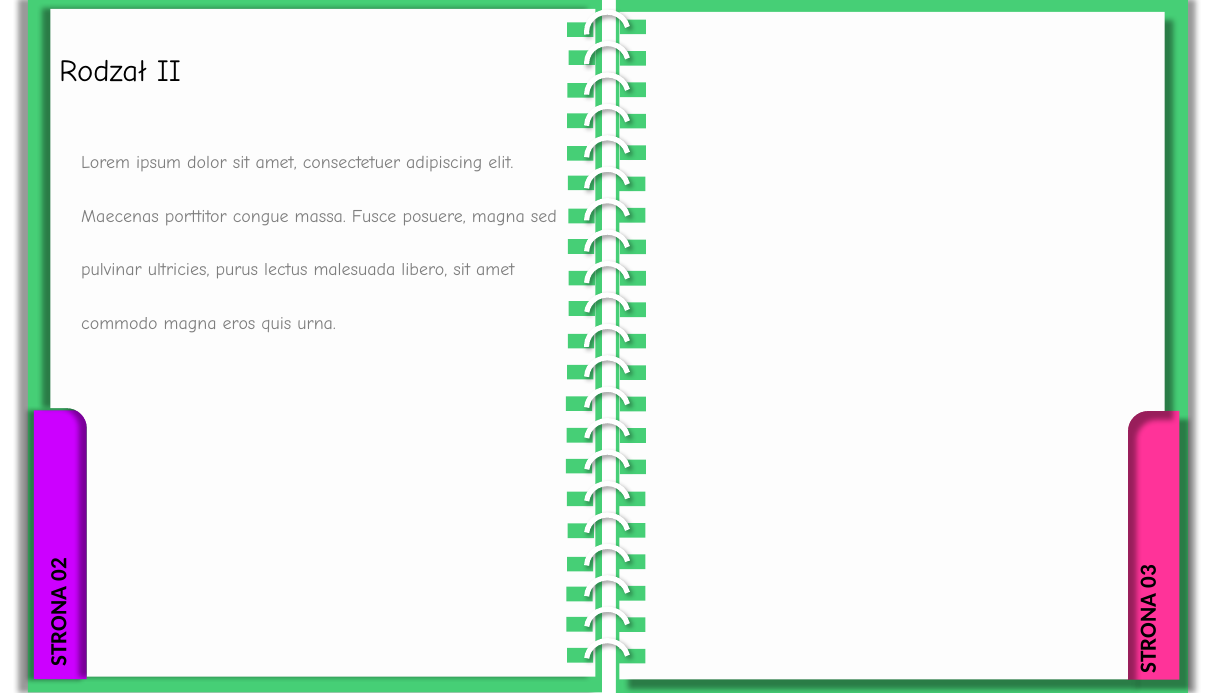
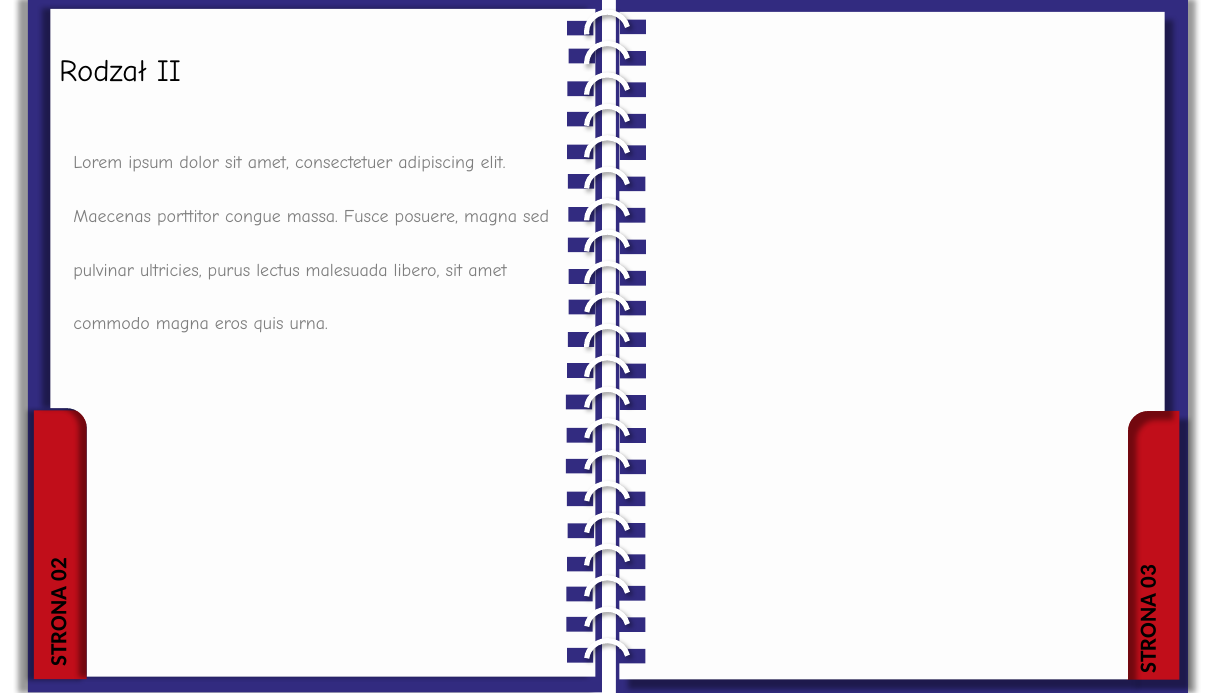
Before and after one commit to julkot1/slo, a slide deck: slide 3 of prez1.pptx. Drawn at 1232x693 pixels with LibreOffice and Linux fonts; fonts in the diff are those of the drawing. Boxes give left, top, right and bottom in pixels: in the first picture for what was removed or moved away, otherwise in the second. Text is boxed around its words. In the diff, an @@ line names an element or a change of style, - is before the commit and + after.

```diff
--- a/prez1.pptx
+++ b/prez1.pptx
@@ text "Lorem ipsum dolor sit amet, ...": place and size @@
-text "Lorem ipsum dolor sit amet, ..." at bbox=[81, 156, 557, 333]
+text "Lorem ipsum dolor sit amet, ..." at bbox=[73, 156, 549, 333]
@@ fill #46CF76 to #322B80 in 44 elements at bbox=[28, 0, 602, 692], bbox=[616, 0, 1189, 693], bbox=[620, 19, 646, 34], bbox=[620, 51, 646, 66], bbox=[567, 428, 592, 443], bbox=[566, 459, 592, 474], bbox=[567, 492, 592, 506], bbox=[567, 523, 593, 538], bbox=[567, 557, 593, 572], bbox=[567, 587, 592, 602], bbox=[567, 617, 592, 632], bbox=[567, 648, 593, 663], bbox=[620, 82, 646, 97], bbox=[620, 114, 646, 128], bbox=[620, 145, 646, 160], bbox=[619, 177, 645, 191], bbox=[619, 208, 645, 223], bbox=[620, 239, 646, 254], bbox=[620, 271, 646, 286], bbox=[620, 428, 646, 443], bbox=[620, 459, 646, 474], bbox=[619, 492, 645, 506], bbox=[619, 523, 645, 538], bbox=[619, 555, 645, 569], bbox=[619, 586, 645, 601], bbox=[619, 617, 645, 632], bbox=[619, 649, 645, 664], bbox=[568, 49, 594, 64], bbox=[568, 333, 594, 348], bbox=[620, 301, 646, 316], bbox=[620, 333, 646, 348], bbox=[620, 396, 646, 410], bbox=[620, 364, 646, 379], bbox=[567, 20, 593, 35], bbox=[567, 81, 593, 96], bbox=[567, 112, 593, 127], bbox=[567, 144, 593, 159], bbox=[568, 174, 594, 189], bbox=[568, 207, 594, 222], bbox=[568, 238, 594, 252], bbox=[569, 269, 595, 284], bbox=[569, 299, 595, 314], bbox=[566, 395, 592, 409], bbox=[567, 363, 593, 378] @@
@@ rectangle at bbox=[34, 410, 87, 679]: fill #CC00FF to #C10E1A @@
@@ rectangle at bbox=[1127, 411, 1179, 680]: fill #FF3399 to #C10E1A @@
```
Also in this commit, not shown: 4 other slides changed.
